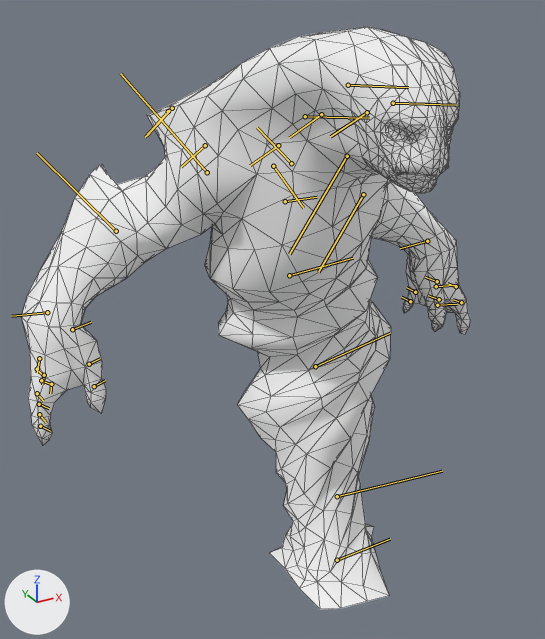
An edit to the glTF model assets/heroes/morphling/models/hero.glb, drawn before and after from the same camera.
One viewpoint serves both versions: a 50 mm camera at (-2.52, -4.15, 3.97) aimed at (-0.13, 0.19, 1.8). Every picture has the same lights, and +X, +Y and +Z are marked at lower left. The picture after the commit comes second. The bones that change, and the others that lie on the model, are drawn over the model as lines. Mesh edges are drawn as thin lines.

Objects in the first picture: 'morphling.001'.
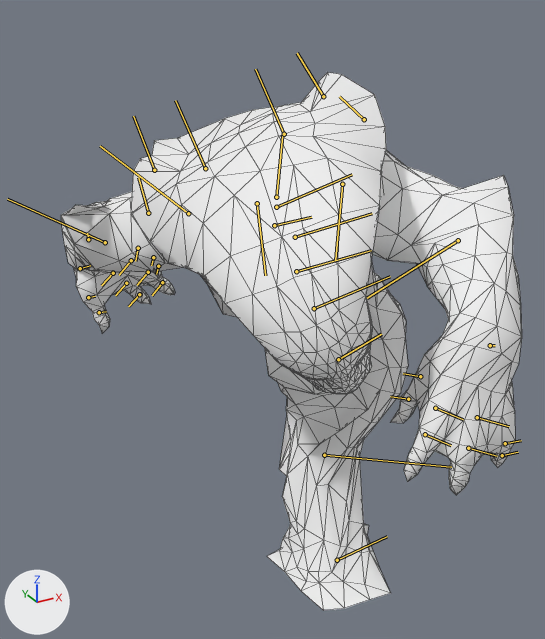
The newer file adds an action. The first version stands in its rest pose; the second is drawn at frame 16 of the action 'ancient_armor_attack_alt'.

Where the change shows, as pixel boxes [x1, y1, x2, y2] in the pictures (545 x 639 px):
'morphling.001', posed (8% shorter): before [22, 27, 470, 609]; after [61, 72, 522, 610]
bone 'root', root to tip: before (337, 560) to (390, 539); after (337, 560) to (387, 536)
bone 'spine1', root to tip: before (337, 496) to (442, 471); after (324, 455) to (451, 467)
bone 'spine2', root to tip: before (315, 366) to (390, 333); after (338, 359) to (381, 334)
bone 'spine3', root to tip: before (289, 275) to (353, 258); after (296, 271) to (371, 250)
bone 'spine4', root to tip: before (285, 201) to (317, 197); after (274, 225) to (311, 217)
bone 'clavicle_R', root to tip: before (273, 166) to (303, 208); after (257, 203) to (265, 275)
bone 'bicep_R', root to tip: before (207, 172) to (120, 73); after (188, 213) to (100, 146)
bone 'elbow_R', root to tip: before (116, 231) to (37, 153); after (105, 242) to (7, 199)
bone 'wrist_R', root to tip: before (47, 312) to (11, 316); after (88, 239) to (87, 233)
bone 'Thumb_0_R', root to tip: before (72, 329) to (91, 322); after (80, 268) to (90, 265)
bone 'Thumb_1_R', root to tip: before (89, 364) to (100, 358); after (88, 297) to (95, 296)
bone 'Thumb_2_R', root to tip: before (94, 386) to (105, 380); after (99, 312) to (106, 311)
bone 'Ring_0_R', root to tip: before (39, 358) to (37, 373); after (138, 248) to (135, 261)
bone 'Ring_1_R', root to tip: before (44, 375) to (42, 384); after (153, 257) to (151, 265)
bone 'Ring_2_R', root to tip: before (51, 384) to (50, 393); after (158, 266) to (156, 274)
bone 'Index_0_R', root to tip: before (41, 380) to (52, 385); after (113, 273) to (101, 285)
bone 'Index_1_R', root to tip: before (39, 404) to (49, 408); after (126, 283) to (115, 295)
bone 'Index_2_R', root to tip: before (40, 426) to (50, 431); after (139, 294) to (128, 306)
bone 'clavicle_L', root to tip: before (291, 163) to (257, 127); after (276, 197) to (282, 135)
bone 'bicep_L', root to tip: before (347, 156) to (289, 254); after (342, 184) to (335, 260)
bone 'elbow_L', root to tip: before (363, 194) to (318, 272); after (458, 240) to (367, 298)
bone 'wrist_L', root to tip: before (427, 241) to (400, 248); after (490, 345) to (495, 345)
bone 'neck1', root to tip: before (305, 116) to (369, 118); after (276, 207) to (352, 174)
bone 'neck2', root to tip: before (348, 85) to (408, 87); after (295, 237) to (372, 213)
bone 'head', root to tip: before (393, 103) to (456, 105); after (314, 308) to (390, 276)
bone 'head_wave9_0_D_R', root to tip: before (205, 145) to (181, 167); after (205, 168) to (175, 100)
bone 'head_wave7_0_C_R', root to tip: before (168, 111) to (145, 137); after (154, 170) to (133, 116)
bone 'head_wave6_0_C_L', root to tip: before (321, 114) to (289, 137); after (323, 96) to (297, 53)
bone 'head_wave4_0_B_L', root to tip: before (367, 112) to (330, 136); after (364, 119) to (339, 96)
bone 'head_wave5_0_B_R', root to tip: before (172, 108) to (147, 135); after (148, 213) to (138, 177)
bone 'head_wave8_0_D_L', root to tip: before (278, 145) to (250, 165); after (284, 134) to (255, 69)

The change in detail:
Bone 'root' (bone_root) turns from (0, 0, 0) to (0, 0, 4) degrees about its own x, y and z.
Bone 'spine1' (bone_spine1) moves from (0.0, 0.0, 0.0) to (0.292, 0.065, 0.142).
Bone 'spine1' (bone_spine1) turns from (0, 0, 0) to (-35, 37, -4) degrees about its own x, y and z.
Bone 'spine2' (bone_spine2) moves from (0.0, 0.0, 0.0) to (-0.1, -0.025, -0.023).
Bone 'spine2' (bone_spine2) turns from (0, 0, 0) to (-42, -42, -28) degrees about its own x, y and z.
Bone 'spine3' (bone_spine3) moves from (0.0, 0.0, 0.0) to (-0.02, 0.002, -0.006).
Bone 'spine3' (bone_spine3) turns from (0, 0, 0) to (41, 0, 30) degrees about its own x, y and z.
Bone 'spine4' (bone_spine4) moves from (0.0, 0.0, 0.0) to (-0.146, 0.012, -0.059).
Bone 'spine4' (bone_spine4) turns from (0, 0, 0) to (15, 28, 23) degrees about its own x, y and z.
Bone 'clavicle_R' (bone_clavicle_r) moves from (0.0, 0.0, 0.0) to (-0.023, -0.013, 0.063).
Bone 'clavicle_R' (bone_clavicle_r) turns from (0, 0, 0) to (7, 12, 4) degrees about its own x, y and z.
Bone 'bicep_R' (bone_bicep_r) turns from (0, 0, 0) to (-18, 30, -20) degrees about its own x, y and z.
Bone 'elbow_R' (bone_elbow_r) turns from (0, 0, 0) to (-57, -65, 66) degrees about its own x, y and z.
Bone 'wrist_R' (bone_wrist_r) turns from (0, 0, 0) to (-18, 21, 45) degrees about its own x, y and z.
Bone 'Thumb_0_R' (bone_thumb_0_r) turns from (0, 0, 0) to (0, -13, 5) degrees about its own x, y and z.
Bone 'Thumb_1_R' (bone_thumb_1_r) turns from (0, 0, 0) to (0, 6, 0) degrees about its own x, y and z.
Bone 'Thumb_2_R' (bone_thumb_2_r) turns from (0, 0, 0) to (0, -19, 0) degrees about its own x, y and z.
Bone 'Ring_0_R' (bone_ring_0_r) turns from (0, 0, 0) to (0, 10, 0) degrees about its own x, y and z.
Bone 'Ring_1_R' (bone_ring_1_r) turns from (0, 0, 0) to (0, 10, 0) degrees about its own x, y and z.
Bone 'Ring_2_R' (bone_ring_2_r) turns from (0, 0, 0) to (0, 10, 0) degrees about its own x, y and z.
Bone 'Index_0_R' (bone_index_0_r) moves from (0.0, 0.0, 0.0) to (0.027, 0.0, -0.082).
Bone 'Index_0_R' (bone_index_0_r) turns from (0, 0, 0) to (0, 4, 0) degrees about its own x, y and z.
Bone 'Index_1_R' (bone_index_1_r) turns from (0, 0, 0) to (0, 10, 0) degrees about its own x, y and z.
Bone 'Index_2_R' (bone_index_2_r) turns from (0, 0, 0) to (0, -12, 0) degrees about its own x, y and z.
Bone 'clavicle_L' (bone_clavicle_l) moves from (0.0, 0.0, 0.0) to (-0.019, 0.03, -0.066).
Bone 'clavicle_L' (bone_clavicle_l) turns from (0, 0, 0) to (-18, -32, -13) degrees about its own x, y and z.
Bone 'bicep_L' (bone_bicep_l) turns from (0, 0, 0) to (4, 51, -13) degrees about its own x, y and z.
Bone 'elbow_L' (bone_elbow_l) turns from (0, 0, 0) to (-44, 1, 0) degrees about its own x, y and z.
Bone 'wrist_L' (bone_wrist_l) turns from (0, 0, 0) to (50, -3, 1) degrees about its own x, y and z.
Bone 'neck1' (bone_neck1) moves from (0.0, 0.0, 0.0) to (-0.055, 0.006, -0.045).
Bone 'neck1' (bone_neck1) turns from (0, 0, 0) to (14, -7, 1) degrees about its own x, y and z.
Bone 'neck2' (bone_neck2) turns from (0, 0, 0) to (3, 4, -9) degrees about its own x, y and z.
Bone 'head' (bone_head) turns from (0, 0, 0) to (-4, -1, 9) degrees about its own x, y and z.
Bone 'head_wave9_0_D_R' (bone_head_wave9_0_d_r) turns from (0, 0, 0) to (70, 0, 0) degrees about its own x, y and z.
Bone 'head_wave7_0_C_R' (bone_head_wave7_0_c_r) turns from (0, 0, 0) to (36, 0, 0) degrees about its own x, y and z.
Bone 'head_wave6_0_C_L' (bone_head_wave6_0_c_l) turns from (0, 0, 0) to (28, 0, 0) degrees about its own x, y and z.
Bone 'head_wave4_0_B_L' (bone_head_wave4_0_b_l) turns from (0, 0, 0) to (6, 0, 0) degrees about its own x, y and z.
Bone 'head_wave5_0_B_R' (bone_head_wave5_0_b_r) turns from (0, 0, 0) to (11, 0, 0) degrees about its own x, y and z.
Bone 'head_wave8_0_D_L' (bone_head_wave8_0_d_l) turns from (0, 0, 0) to (60, 0, 0) degrees about its own x, y and z.
